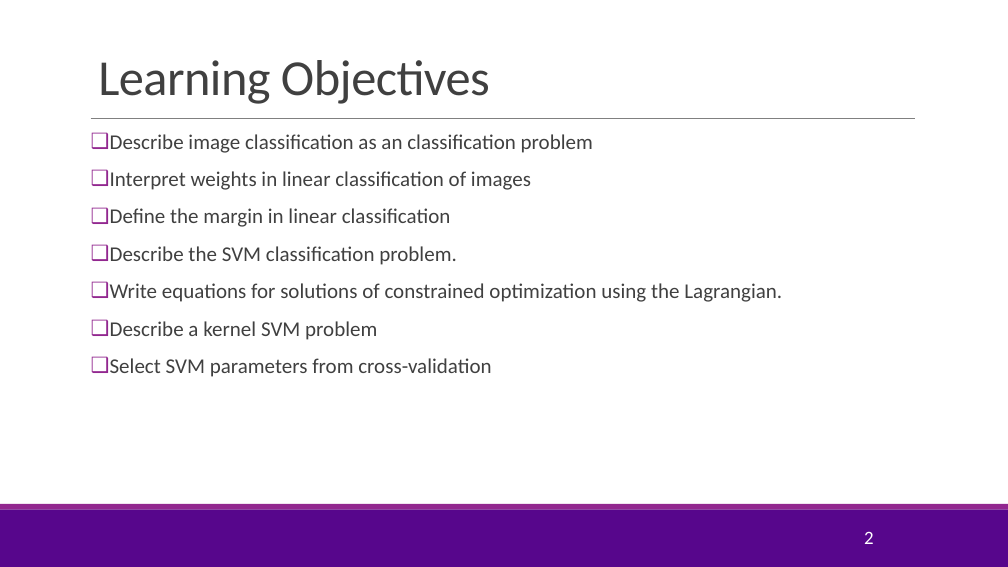
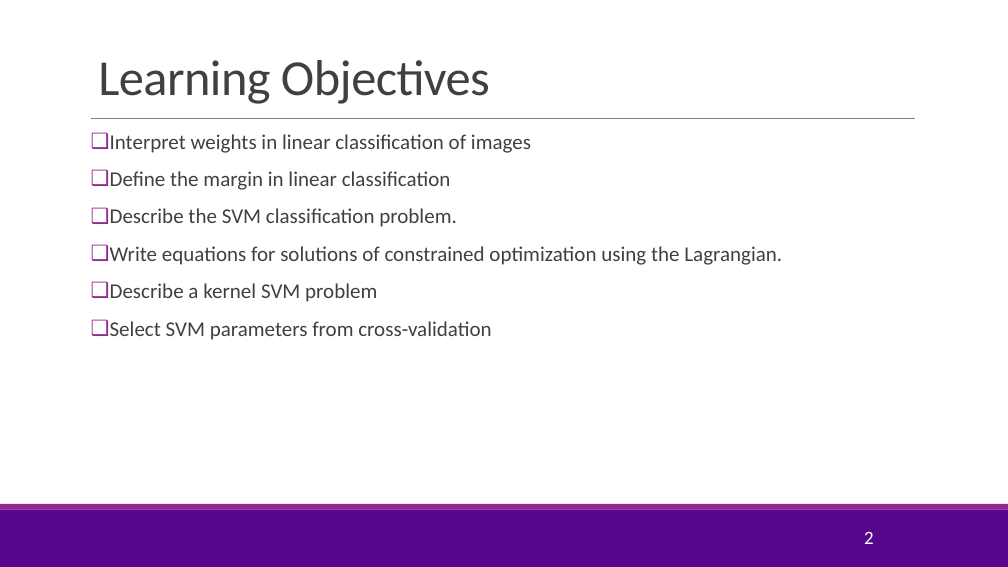
Before and after one commit to joshzzl/introml, a slide deck: slide 2 of lectures/Lect08_SVM.pptx. Drawn at 1008x567 pixels with LibreOffice and Linux fonts; fonts in the diff are those of the drawing; background and template pictures are left out. Boxes give left, top, right and bottom in pixels: in the first picture for what was removed or moved away, otherwise in the second. Text is boxed around its words. In the diff, an @@ line names an element or a change of style, - is before the commit and + after.

```diff
--- a/lectures/Lect08_SVM.pptx
+++ b/lectures/Lect08_SVM.pptx
@@ text at <box>110,134,593,153</box>: paragraph removed @@
-❑ Describe image classification as an classification problem
```
Also in this commit, not shown: 11 other slides changed, 4 slides added, 2 other files.
